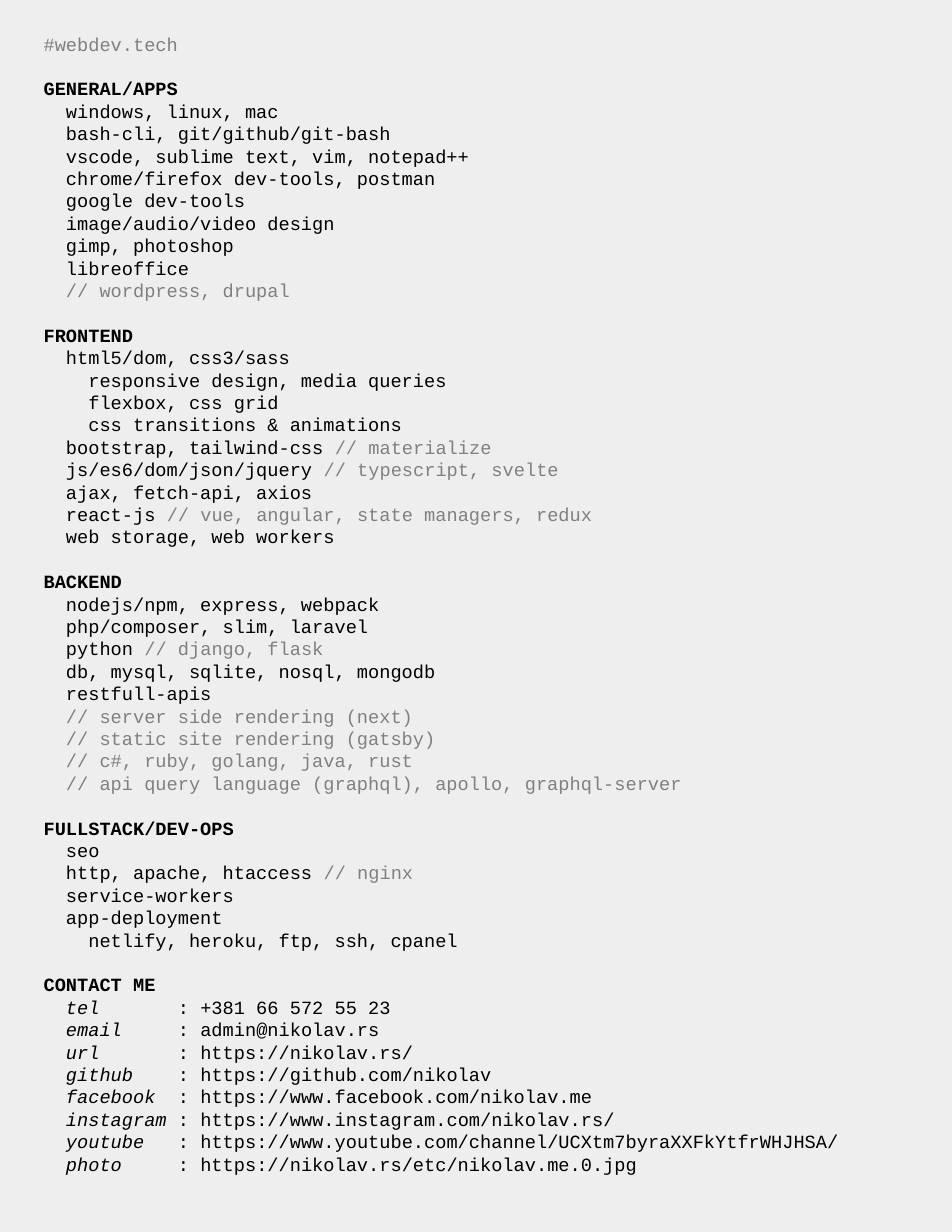
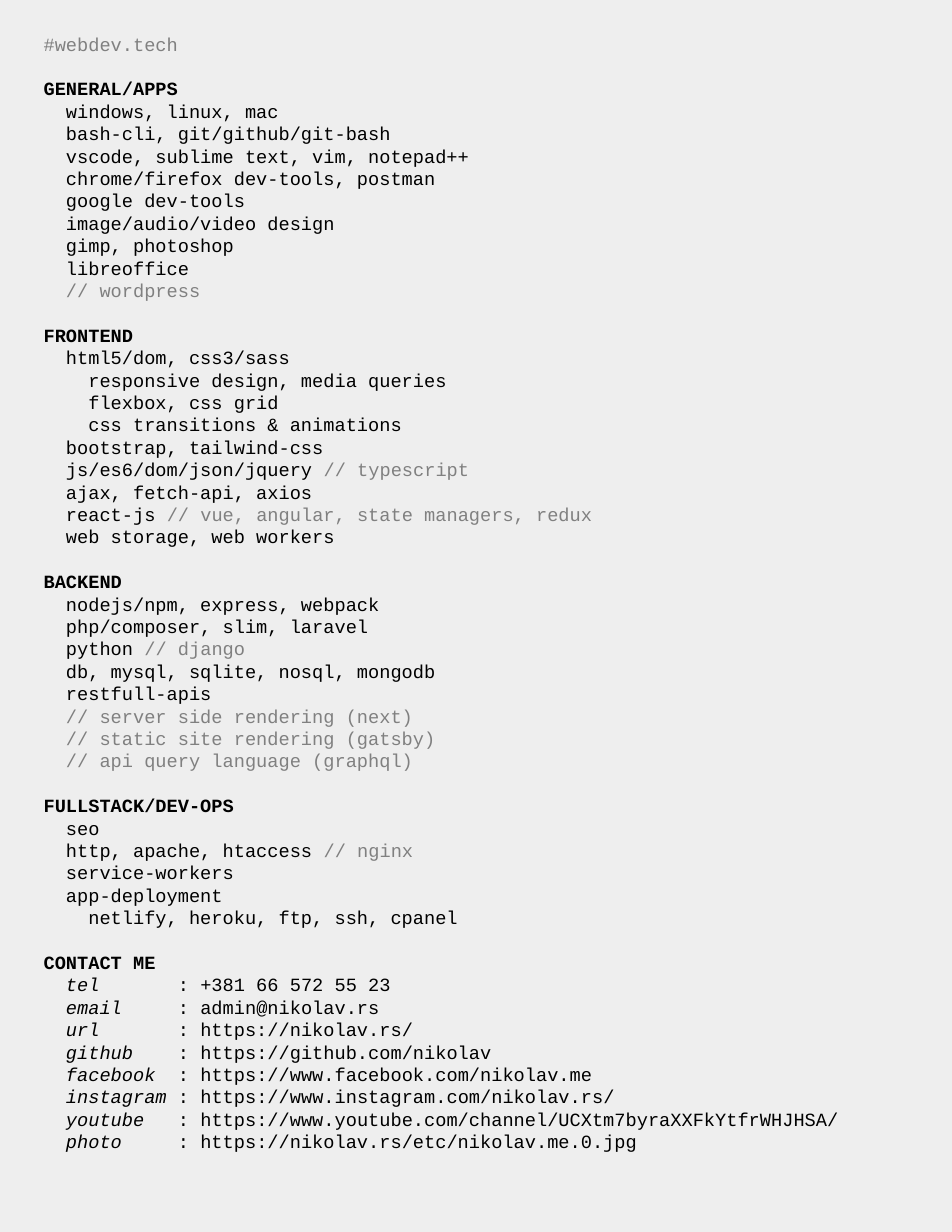
Before and after one commit to nikolav/nikolav.rs, a slide deck: slide 1 of etc/webdev-tech.odp. Drawn at 952x1232 pixels with LibreOffice and Linux fonts; fonts in the diff are those of the drawing. Boxes give left, top, right and bottom in pixels: in the first picture for what was removed or moved away, otherwise in the second. Text is boxed around its words. In the diff, an @@ line names an element or a change of style, - is before the commit and + after.

```diff
--- a/etc/webdev-tech.odp
+++ b/etc/webdev-tech.odp
@@ text at [100, 284, 201, 301]: text changed @@
-// wordpress, drupal
+// wordpress
@@ text at [66, 441, 469, 480]: text changed @@
-bootstrap, tailwind-css // materialize
-js/es6/dom/json/jquery // typescript, svelte
+bootstrap, tailwind-css
+js/es6/dom/json/jquery // typescript
@@ text at [66, 642, 245, 659]: text changed @@
-python // django, flask
+python // django
@@ text at [100, 754, 413, 771]: text changed @@
-// c#, ruby, golang, java, rust
-// api query language (graphql), apollo, graphql-server
+// api query language (graphql)
```
Also in this commit, not shown: 8 other files.
